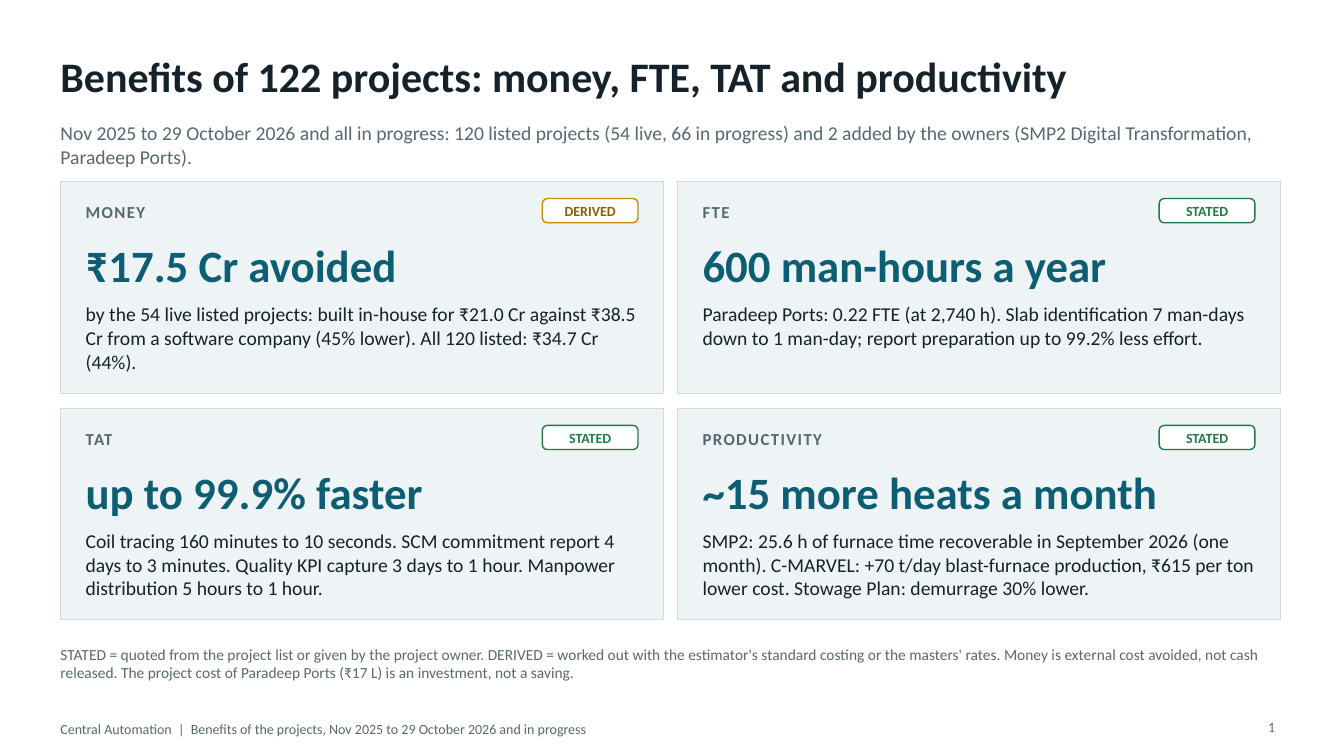
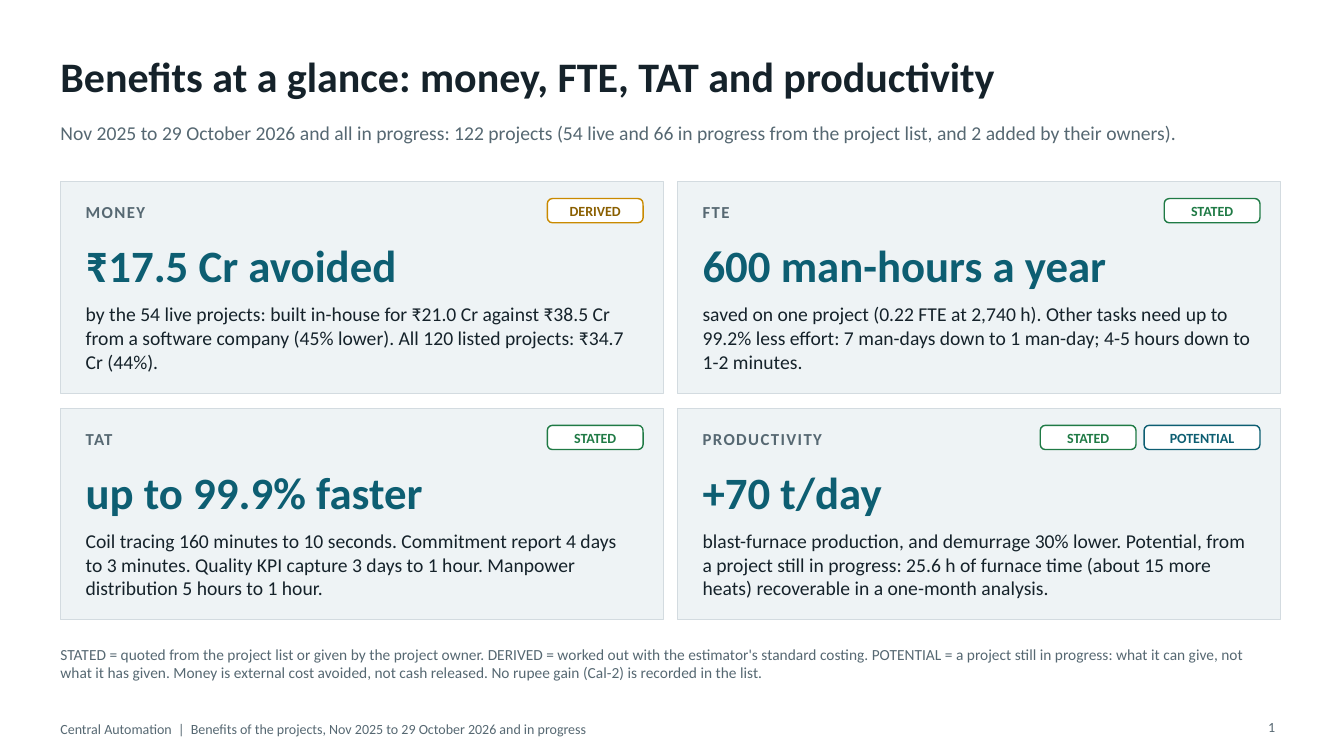
Before and after one commit to shsh2316/CA_PROJ_SW_CostModel, a slide deck: slide 1 of SW_CostModel/docs/CA_Benefits_Nov2025-Oct2026_HOD.pptx. Drawn at 1344x756 pixels with LibreOffice and Linux fonts; fonts in the diff are those of the drawing. Boxes give left, top, right and bottom in pixels: in the first picture for what was removed or moved away, otherwise in the second. Text is boxed around its words. In the diff, an @@ line names an element or a change of style, - is before the commit and + after.

```diff
--- a/SW_CostModel/docs/CA_Benefits_Nov2025-Oct2026_HOD.pptx
+++ b/SW_CostModel/docs/CA_Benefits_Nov2025-Oct2026_HOD.pptx
@@ title at <box>60,62,994,99</box>: text changed @@
-Benefits of 122 projects: money, FTE, TAT and productivity
+Benefits at a glance: money, FTE, TAT and productivity
@@ text at <box>60,126,1175,144</box>: text changed @@
-Nov 2025 to 29 October 2026 and all in progress: 120 listed projects (54 live, 66 in progress) and 2 added by the owners (SMP2 Digital Transformation, Paradeep Ports).
+Nov 2025 to 29 October 2026 and all in progress: 122 projects (54 live and 66 in progress from the project list, and 2 added by their owners).
@@ 3 rounded rectangles: place and size @@
-3 rounded rectangles at <box>542,199,1255,450</box>
+3 rounded rectangles at <box>547,199,1260,450</box>
@@ text at <box>86,307,624,372</box>: text changed @@
-by the 54 live listed projects: built in-house for ₹21.0 Cr against ₹38.5 Cr from a software company (45% lower). All 120 listed: ₹34.7 Cr (44%).
+by the 54 live projects: built in-house for ₹21.0 Cr against ₹38.5 Cr from a software company (45% lower). All 120 listed projects: ₹34.7 Cr (44%).
@@ text at <box>703,307,1250,369</box>: text changed @@
-Paradeep Ports: 0.22 FTE (at 2,740 h). Slab identification 7 man-days down to 1 man-day; report preparation up to 99.2% less effort.
+saved on one project (0.22 FTE at 2,740 h). Other tasks need up to 99.2% less effort: 7 man-days down to 1 man-day; 4-5 hours down to 1-2 minutes.
@@ rounded rectangle "STATED": place and size @@
-rounded rectangle "STATED" at <box>1159,425,1255,450</box>
+rounded rectangle "STATED" at <box>1041,425,1136,450</box>
@@ rounded rectangle added at <box>1144,425,1260,450</box>, fill #FFFFFF, outline #0D5E72 1 pt, 10 pt, text #0D5E72, bold @@
+POTENTIAL
@@ text at <box>703,477,881,516</box>: text changed; size 14 to 32 pt; text colour #15222A to #0D5E72; bold on @@
-SMP2: 25.6 h of furnace time recoverable in September 2026 (one month). C-MARVEL: +70 t/day blast-furnace production, ₹615 per ton lower cost. Stowage Plan: demurrage 30% lower.
++70 t/day
@@ text "+70 t/day" at <box>703,477,881,516</box>: vertical alignment top to middle @@
@@ text removed at <box>703,477,1157,510</box> @@
-~15 more heats a month
@@ text at <box>86,534,616,595</box>: text changed @@
-Coil tracing 160 minutes to 10 seconds. SCM commitment report 4 days to 3 minutes. Quality KPI capture 3 days to 1 hour. Manpower distribution 5 hours to 1 hour.
+Coil tracing 160 minutes to 10 seconds. Commitment report 4 days to 3 minutes. Quality KPI capture 3 days to 1 hour. Manpower distribution 5 hours to 1 hour.
@@ text added at <box>703,534,1245,598</box>, 14 pt, text #15222A @@
+blast-furnace production, and demurrage 30% lower. Potential, from a project still in progress: 25.6 h of furnace time (about 15 more heats) recoverable in a one-month analysis.
@@ text at <box>60,649,1242,681</box>: text changed @@
-STATED = quoted from the project list or given by the project owner. DERIVED = worked out with the estimator's standard costing or the masters' rates. Money is external cost avoided, not cash released. The project cost of Paradeep Ports (₹17 L) is an investment, not a saving.
+STATED = quoted from the project list or given by the project owner. DERIVED = worked out with the estimator's standard costing. POTENTIAL = a project still in progress: what it can give, not what it has given. Money is external cost avoided, not cash released. No rupee gain (Cal-2) is recorded in the list.
```
Also in this commit, not shown: 3 other slides changed, 1 slide removed, 2 other files.
